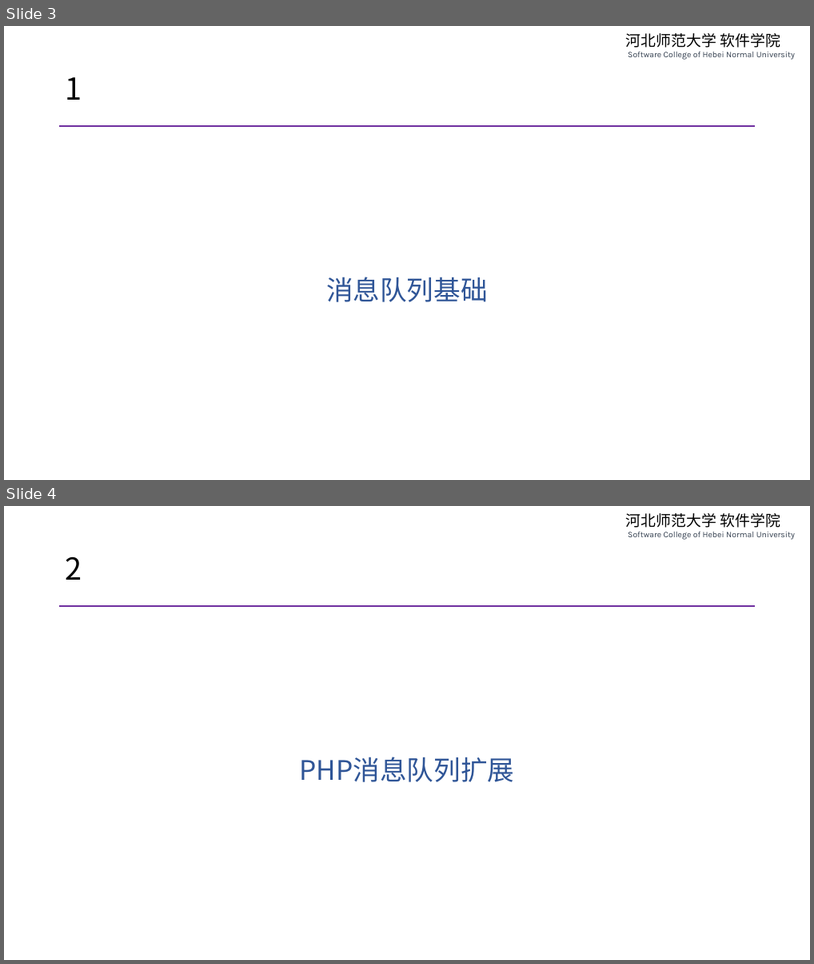
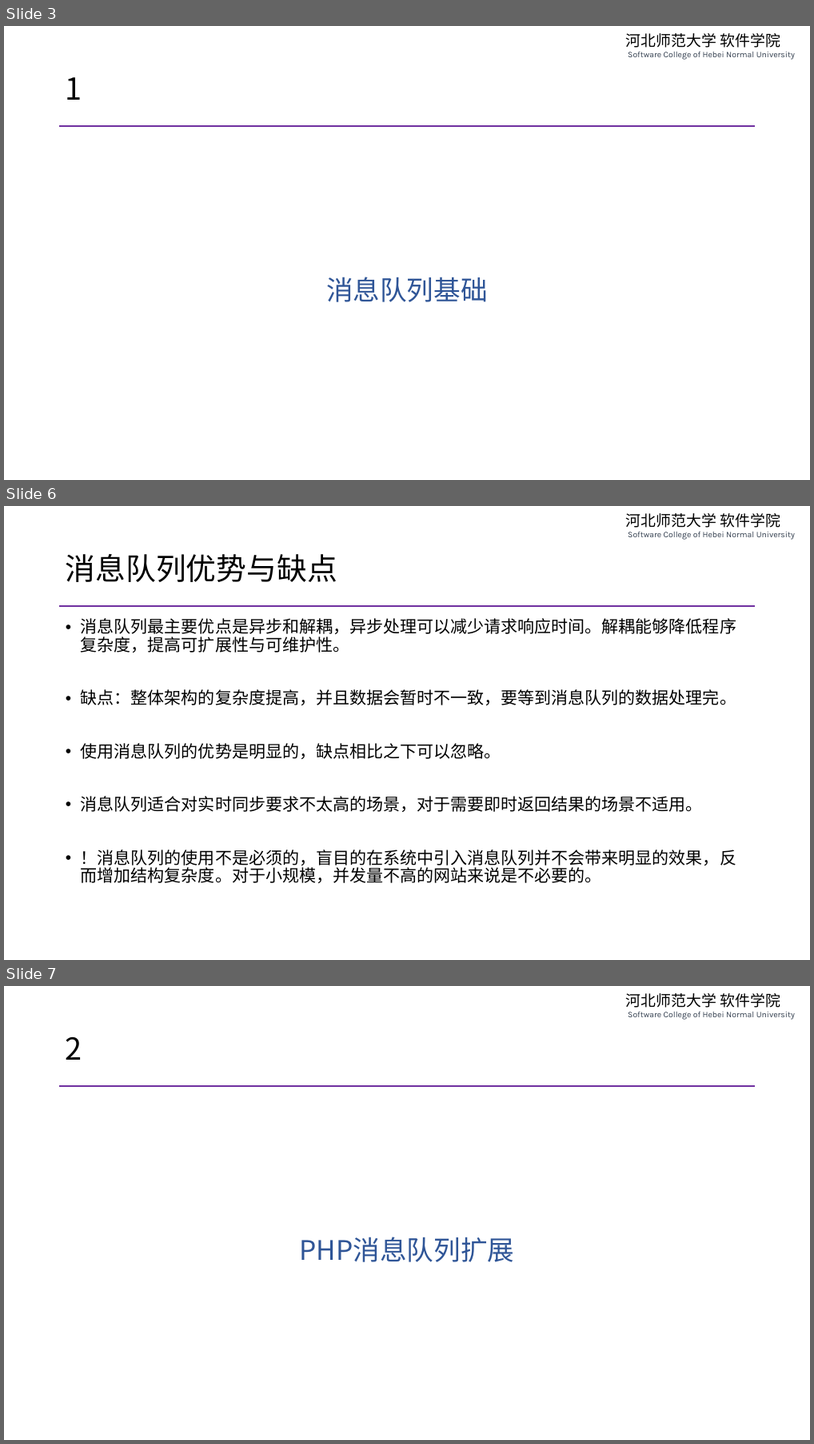
Before and after one commit to edu2act/course-php-serverside-development-on-linux, a slide deck: materials/slides/ch07-message-queue.pptx. Shown one above the other, each under a label of ours: slides 3 and 4 before the commit, slides 3, 6 and 7 after it; the slides between them are not shown. The pictures are 814x964 and 814x1444 pixels, drawn with LibreOffice and Linux fonts; fonts in the diff are those of the drawing. Boxes give left, top, right and bottom in pixels: in the first picture for what was removed or moved away, otherwise in the second. Text is boxed around its words. In the diff, an @@ line names an element or a change of style, - is before the commit and + after.

```diff
--- a/materials/slides/ch07-message-queue.pptx
+++ b/materials/slides/ch07-message-queue.pptx
@@ slide 6 added at bbox=[4, 506, 810, 960], background #FFFFFF; not listed: 2 template elements that a slide beside it also shows @@
@@ title added at bbox=[66, 554, 338, 582], 36 pt, text #000000 @@
+消息队列优势与缺点
@@ text added at bbox=[81, 618, 737, 883], 20 pt, text #000000 @@
+• 消息队列最主要优点是异步和解耦，异步处理可以减少请求响应时间。解耦能够降低程序复杂度，提高可扩展性与可维护性。
+• 缺点：整体架构的复杂度提高，并且数据会暂时不一致，要等到消息队列的数据处理完。
+• 使用消息队列的优势是明显的，缺点相比之下可以忽略。
+• 消息队列适合对实时同步要求不太高的场景，对于需要即时返回结果的场景不适用。
+• ！消息队列的使用不是必须的，盲目的在系统中引入消息队列并不会带来明显的效果，反而增加结构复杂度。对于小规模，并发量不高的网站来说是不必要的。
@@ what was slide 4 is now slide 7 @@
```
Also in this commit, not shown: 3 slides changed, 6 other slides added, 10 other files.
